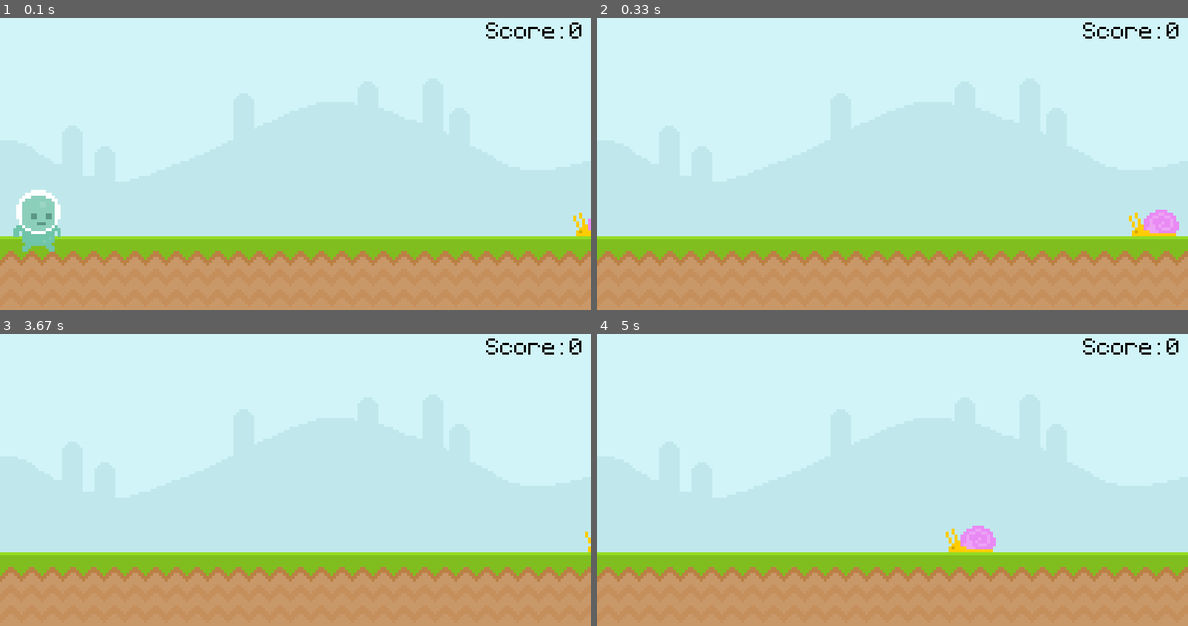
Above: before the commit, frames 1-4 (two rows, left to right).
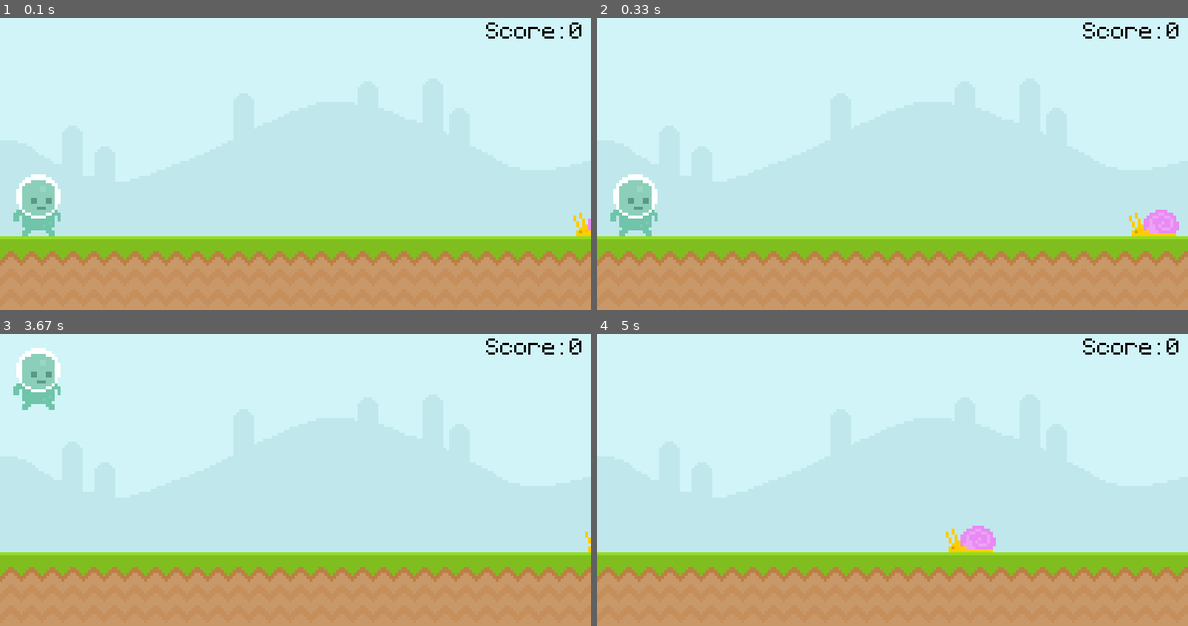
Above: after the commit, the same moments.

Repository: Zain-Khoso/pygame-runner
Game: pygame game, started from main.py
The game is run twice, just before and just after one commit, with the same random seed, the same clock (stepped at 60 frames per second) and the same inputs.
Inputs (mouse positions are in pixels of both pictures, inside the frame that each line leads up to):
- Up to frame 1 (0.1 s): no input
- Up to frame 2 (0.33 s): no input
- Up to frame 3 (3.67 s): click (35, 520) at 0.38 s; click (35, 380) at 0.72 s; tap Space at 1, 1.4, 1.7, 2.23, 2.53, 3.63 s
- Up to frame 4 (5 s): tap Space at 3.93, 4.47, 4.77 s

The runs differ from the first frame. In frame 1, 1.4% of the frame differs, in the area x 2-11%, y 53-81%; in frame 2, 1.3%; in frame 3, 1.3%; in frame 4, nothing differs.

Commit message:
fix: Floor

Diff:
--- a/main.py
+++ b/main.py
@@ -47,6 +47,8 @@
 
     player_gravity += 1
     player_rect.bottom += player_gravity
+    if player_rect.bottom > 300:
+        player_rect.bottom = 300
     screen.blit(player_surf, player_rect)
 
     pygame.display.update()
